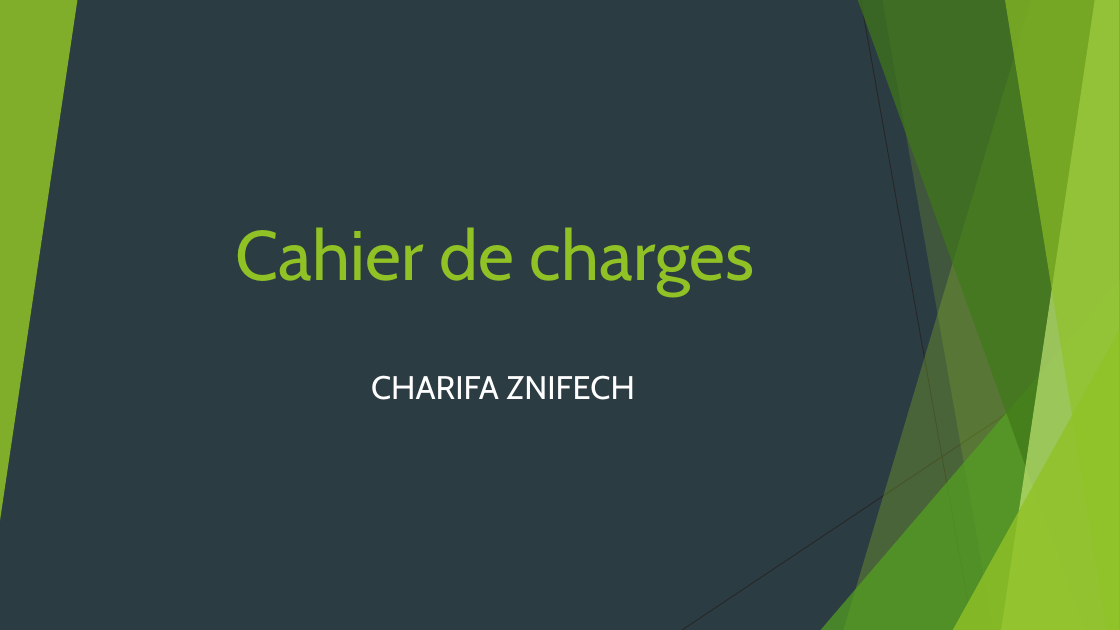
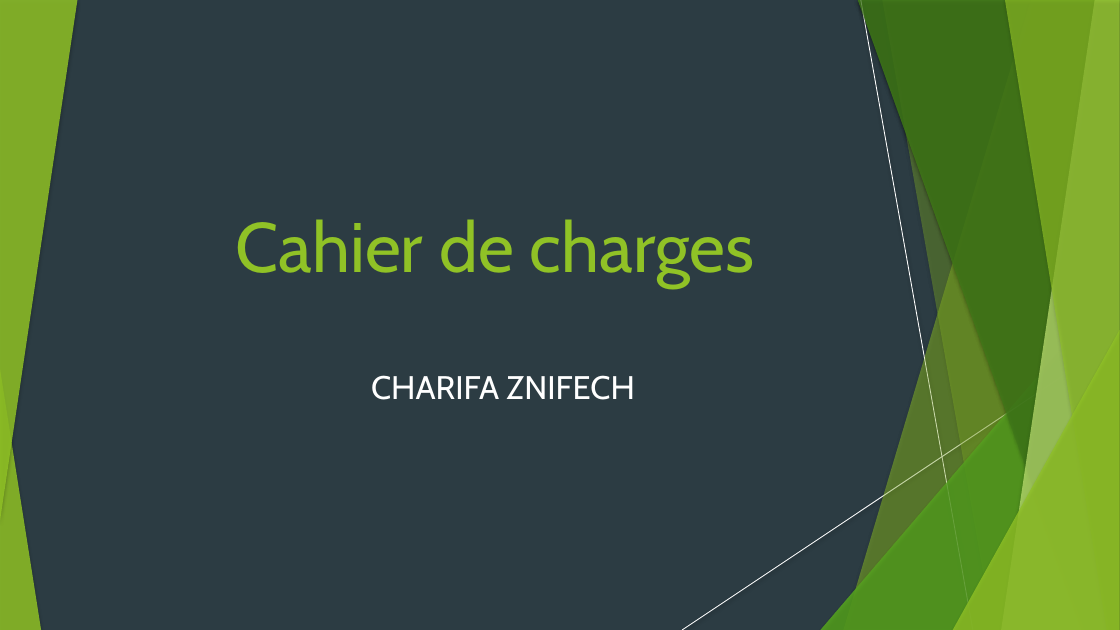
Before and after one commit to charifa93/Portfolio, a slide deck: slide 1 of documentation/Cahier de charges.pptm. Drawn at 1120x630 pixels with LibreOffice and Linux fonts; fonts in the diff are those of the drawing. Boxes give left, top, right and bottom in pixels: in the first picture for what was removed or moved away, otherwise in the second. Text is boxed around its words. In the diff, an @@ line names an element or a change of style, - is before the commit and + after.

Commit message:
cahier de charge

```diff
--- a/documentation/Cahier de charges.pptm
+++ b/documentation/Cahier de charges.pptm
@@ shadow on in 7 elements at <box>844,0,1120,630</box>, <box>821,280,1120,630</box>, <box>858,0,1120,630</box>, <box>1002,0,1120,630</box>, <box>1005,0,1120,630</box>, <box>953,330,1120,630</box>, <box>0,0,77,521</box> @@
@@ line (861, 0) - (973, 630): stroke #262626 0.75 pt to #FFFFFF 0.74 pt @@
@@ freeform shape at <box>882,0,1120,630</box>: shadow on; outline redrawn @@
@@ text "Cahier de charges": place and size @@
-text "Cahier de charges" at <box>236,227,755,296</box>
+text "Cahier de charges" at <box>236,219,755,288</box>
@@ line (1120, 339) - (682, 630): stroke #262626 0.75 pt to #FFFFFF 0.74 pt @@
@@ group added at <box>821,0,1120,630</box>: 5 freeform shapes, 2 triangles @@
@@ triangle added at <box>0,369,41,630</box>, fill #90C226 at 85% opacity @@
```
Also in this commit, not shown: 2 other slides changed, 13 slides added, 35 other files.
